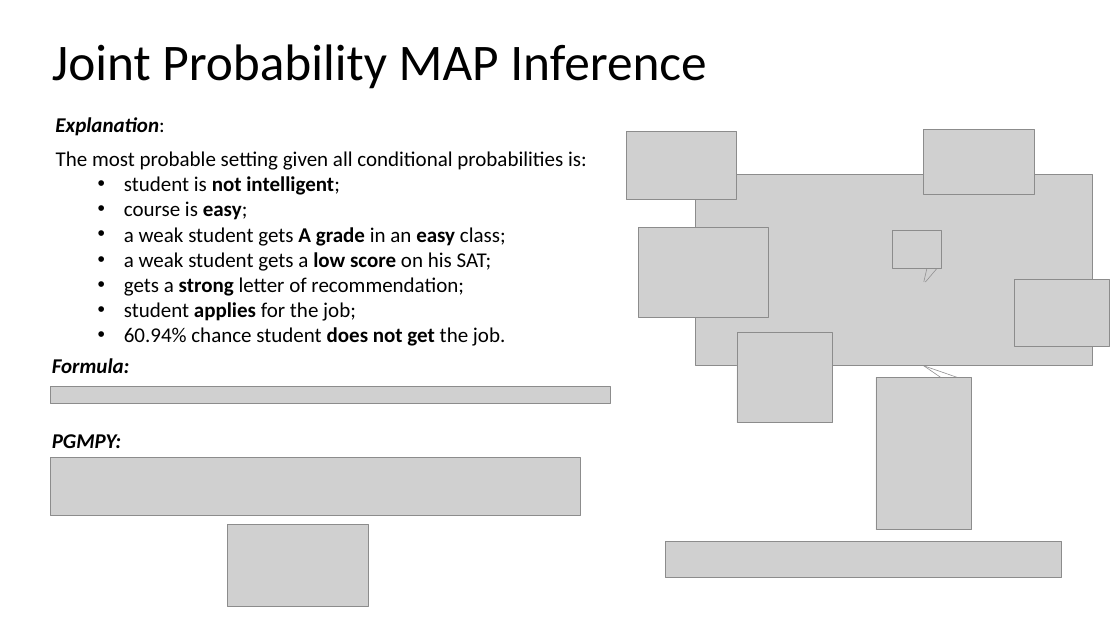
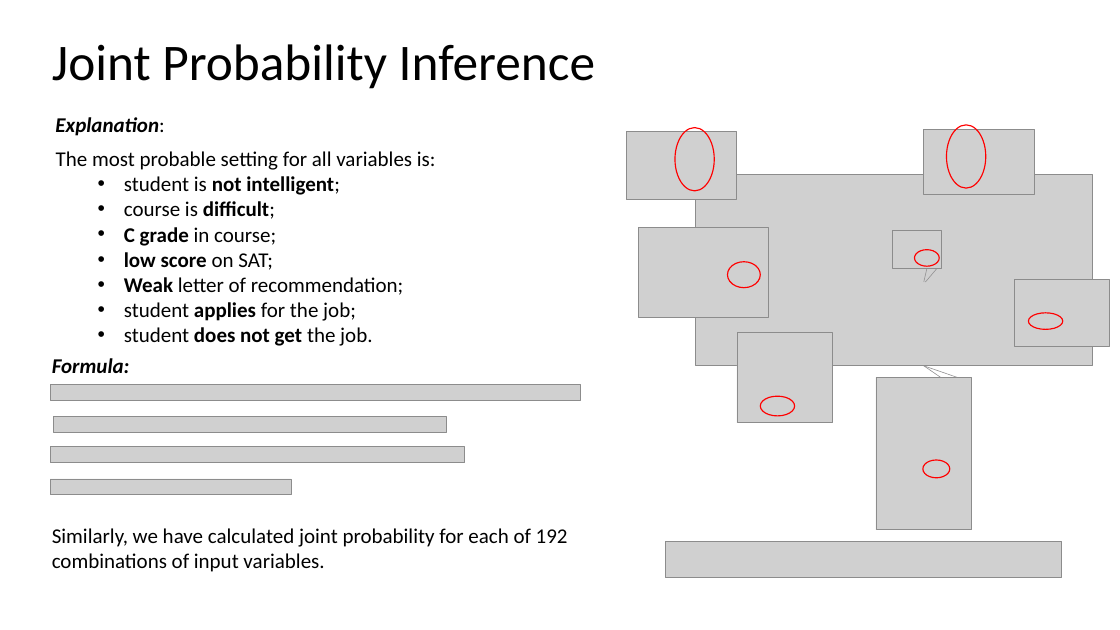
Before and after one commit to Mihir2/Student_Bayesian_Network, a slide deck: slide 1 of PGM_Inference_Draft2.pptx. Drawn at 1120x630 pixels with LibreOffice and Linux fonts; fonts in the diff are those of the drawing; grey boxes stand for pictures. Boxes give left, top, right and bottom in pixels: in the first picture for what was removed or moved away, otherwise in the second. Text is boxed around its words. In the diff, an @@ line names an element or a change of style, - is before the commit and + after.

```diff
--- a/PGM_Inference_Draft2.pptx
+++ b/PGM_Inference_Draft2.pptx
@@ title at [52,44,595,89]: text changed @@
-Joint Probability MAP Inference
+Joint Probability Inference
@@ ellipse added at [676,128,715,191], outline #FF0000 1 pt @@
@@ ellipse added at [947,125,986,188], outline #FF0000 1 pt @@
@@ text at [56,151,436,170]: text changed @@
-The most probable setting given all conditional probabilities is:
+The most probable setting for all variables is:
@@ text at [124,201,404,295]: text changed @@
-  • course is easy;
-  • a weak student gets A grade in an easy class;
-  • a weak student gets a low score on his SAT;
-  • gets a strong letter of recommendation;
+  • course is difficult;
+  • C grade in course;
+  • low score on SAT;
+  • Weak letter of recommendation;
@@ ellipse added at [728,262,760,288], outline #FF0000 1 pt @@
@@ ellipse added at [915,250,939,266], outline #FF0000 1 pt @@
@@ text at [124,327,372,346]: text changed @@
-  • 60.94% chance student does not get the job.
+  • student does not get the job.
@@ ellipse added at [1028,313,1063,329], outline #FF0000 1 pt @@
@@ picture: place and size @@
-picture at [50,386,611,403]
+picture at [50,385,581,401]
@@ picture added at [53,417,447,432] @@
@@ ellipse added at [760,397,795,416], outline #FF0000 1 pt @@
@@ picture added at [50,447,465,463] @@
@@ text removed at [52,434,121,448] @@
-PGMPY:
@@ picture removed at [50,457,581,516] @@
@@ picture added at [50,479,292,495] @@
@@ ellipse added at [923,460,950,478], outline #FF0000 1 pt @@
@@ text added at [52,528,568,572], 18 pt, text #000000 @@
+Similarly, we have calculated joint probability for each of 192 combinations of input variables.
@@ picture removed at [227,524,368,607] @@
```
Also in this commit, not shown: 2 other slides changed, 2 slides added, 2 slides removed, 4 other files.
